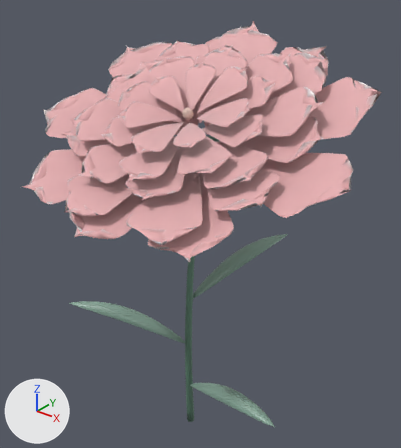
An edit to the glTF model www/models/flowers/carnation-rare-v2.glb, drawn before and after from the same camera.
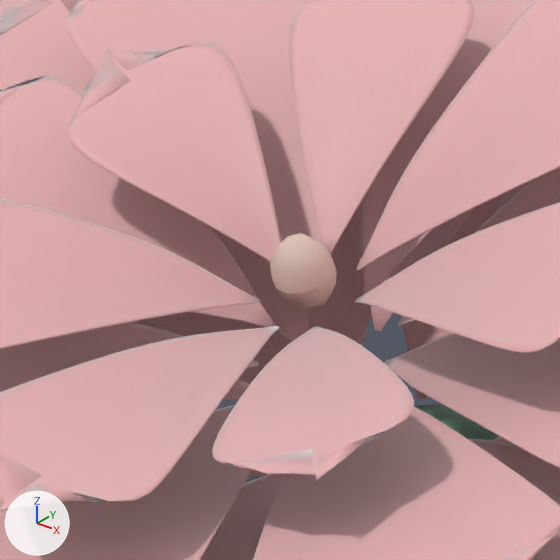
Old and new are each drawn whole from a camera (50 mm lens) standing at (1.253, -1.493, 1.959) and looking at (0.042, 0.02, 1.021) and again close up on the part from 34% to 57% of the width and 15% to 36% of the height. Every picture has the same lights, and +X, +Y and +Z are marked at lower left. The older version's two pictures come first. Vertices at exactly the same position are counted once.

Names of what the first close-up shows: 'carnation-rare-v2-center', 'carnation-rare-v2-petal', 'carnation-rare-v2-stem'.
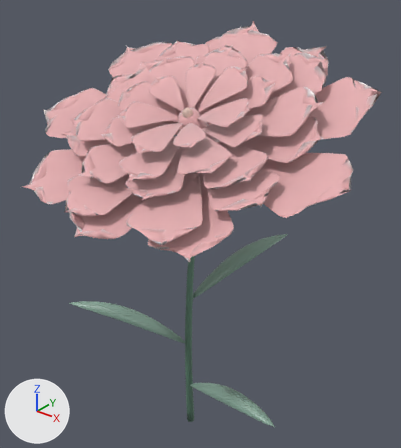
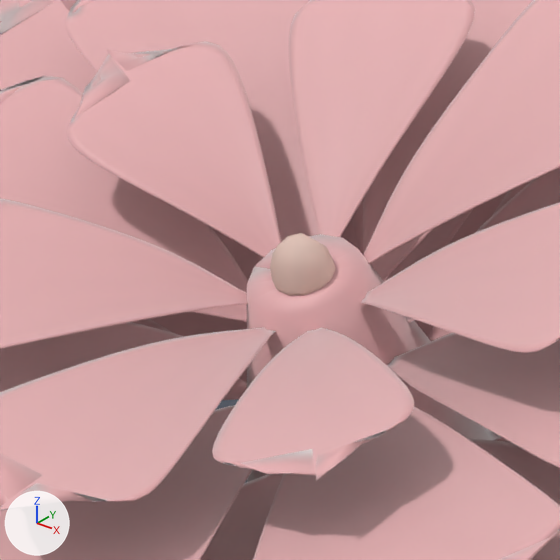
Edits to the bpy script that builds the scene:
```text
Change me_carnation_rare_v2_petal:
    used by ob_carnation_rare_v2_petal; location = (0.0, 0.0, 0.0)
    remove me_carnation_rare_v2_petal.from_pydata(...)  # 17138 vertices, 34112 faces; spans x -0.537..0.697, y -0.565..0.405, z 1.184..1.733
    add me_carnation_rare_v2_petal.from_pydata(...)  # 17254 vertices, 34348 faces; spans x -0.537..0.697, y -0.565..0.405, z 1.184..1.733
    me_carnation_rare_v2_petal part 1: a new loose piece of 116 vertices spanning x -0.017..0.159, y -0.125..0.073, z 1.27..1.497, in mat_carnation_petal_002
```

What differs and where, as boxes (x1, y1, x2, y2) in the close-ups (560 x 560 px):
part 1 of me_carnation_rare_v2_petal, added (pink)
    after: (247, 234, 500, 482)
